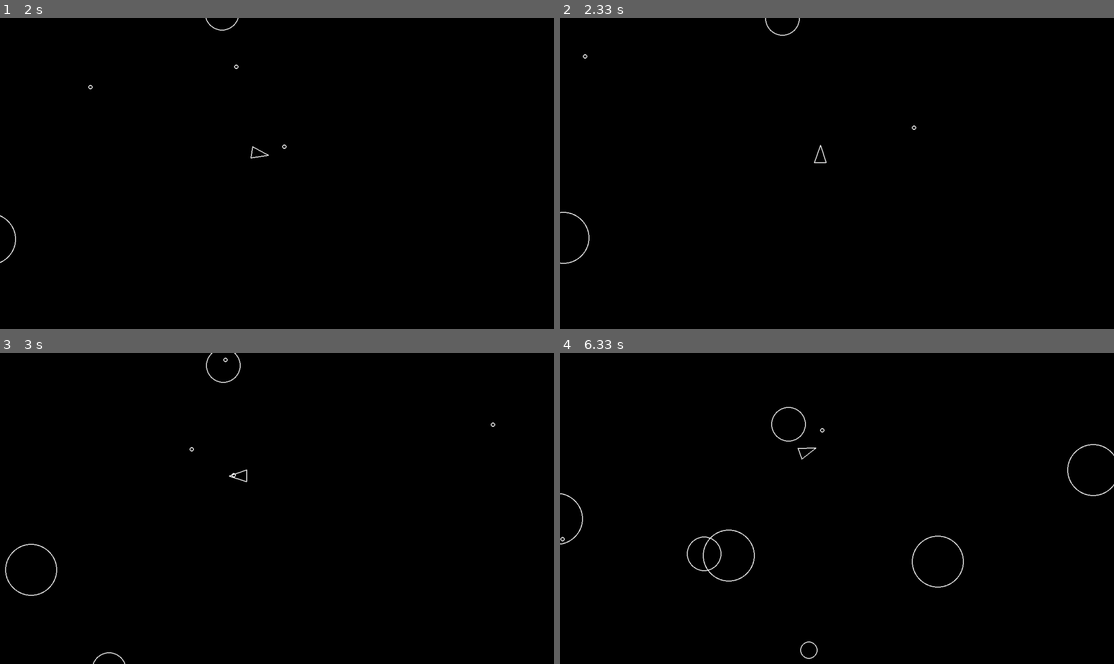
Above: before the commit, frames 1-4 (two rows, left to right).
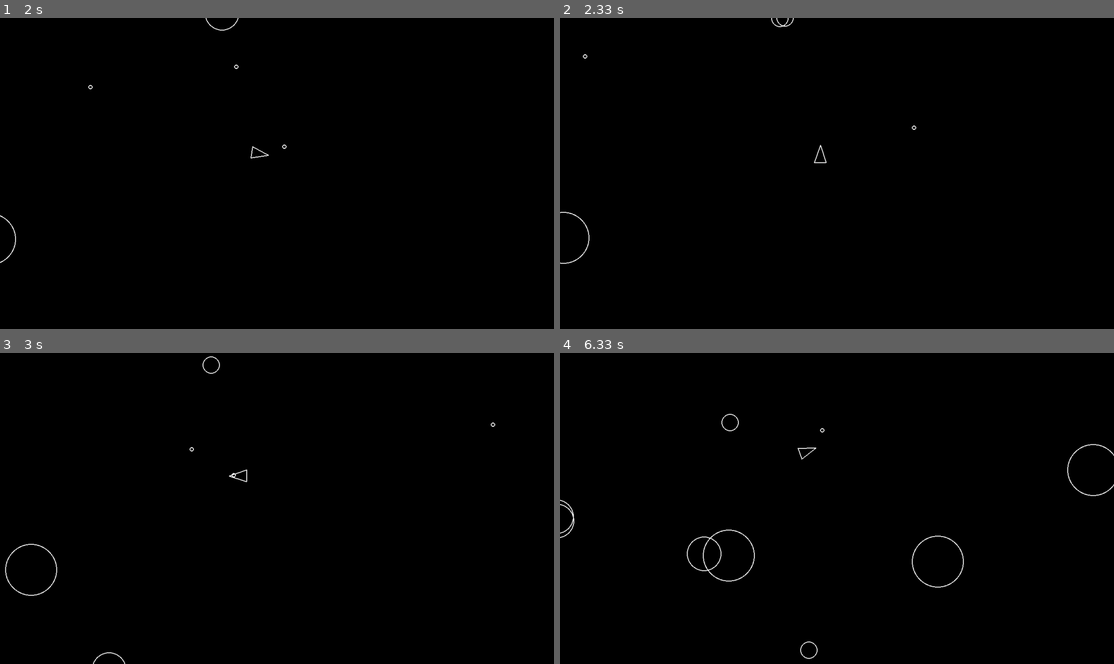
Above: after the commit, the same moments.

Repository: MarianoAstudillo/py-game
Game: pygame game, started from main.py
Same seed, same stepped clock (60 frames per second), same inputs: the game is played once before the commit and once after it.
Inputs:
- Up to frame 1 (2 s): tap Space at 0.33, 0.73, 1.03, 1.23, 1.57, 1.87 s; hold D 0.67-1.13 s; hold W 1.17-1.47 s; hold D 1.5-1.97 s
- Up to frame 2 (2.33 s): hold A from 2 s (still down); tap Space at 2.07 s
- Up to frame 3 (3 s): tap Space at 2.37, 2.63, 2.97 s; release A at 2.53 s; hold S 2.57-2.87 s; hold A from 2.9 s (still down)
- Up to frame 4 (6.33 s): tap Space at 3.27, 3.4, 3.8, 4.1, 4.47, 4.87, 5.17, 5.37, 5.67, 5.87, 6.2 s; release A at 3.3 s; hold W 3.33-3.7 s; hold D 3.73-4.37 s; hold S 4.4-4.77 s; hold A 4.8-5.27 s; hold D 5.3-5.77 s; hold W 5.8-6.1 s; hold D from 6.13 s (still down)

Frame 1 is identical in both runs. In frame 2, less than 0.1% of the frame differs, in the area x 37-44%, y 0-6%; in frame 3, 0.1%; in frame 4, 0.3%, in the area x 0-45%, y 17-62%.

Commit message:
added split asteroids

Diff:
--- a/asteroid.py
+++ b/asteroid.py
@@ -1,5 +1,7 @@
 from circleshape import CircleShape
+from constants import *
 import pygame
+import random
 
 class Asteroid(CircleShape):
 
@@ -12,3 +14,22 @@
   def update(self, dt):
     forward = pygame.Vector2(0, 1)
     self.position += self.velocity * dt
+
+  def split(self):
+    self.kill()
+
+    if self.radius <= ASTEROID_MIN_RADIUS:
+      return
+
+    random_angle = random.uniform(20, 50)
+
+    v1 = self.velocity.rotate(random_angle)
+    v2 = self.velocity.rotate(-random_angle)
+
+    new_radius = self.radius - ASTEROID_MIN_RADIUS
+
+    new_asteroid_1 = Asteroid(self.position[0], self.position[1], new_radius)
+    new_asteroid_2 = Asteroid(self.position[0], self.position[1], new_radius)
+
+    new_asteroid_1.velocity = v1 * 1.2;
+    new_asteroid_2.velocity = v2 * 1.2;
--- a/main.py
+++ b/main.py
@@ -27,7 +27,7 @@
     AsteroidField.containers = updatable
     asteroid_field = AsteroidField()
 
-    Shot.containers = (updatable, drawable)
+    Shot.containers = (shots, updatable, drawable)
 
     # game loopo
     while True:
@@ -42,6 +42,12 @@
                 print("Game over!")
                 sys.exit()
 
+        for asteroid in asteroids:
+            for shot in shots:
+                if asteroid.is_colliding(shot):
+                    asteroid.split()
+                    shot.kill()
+
         # game section
         for p_drawable in player.containers[1]:
             p_drawable.draw(screen)
